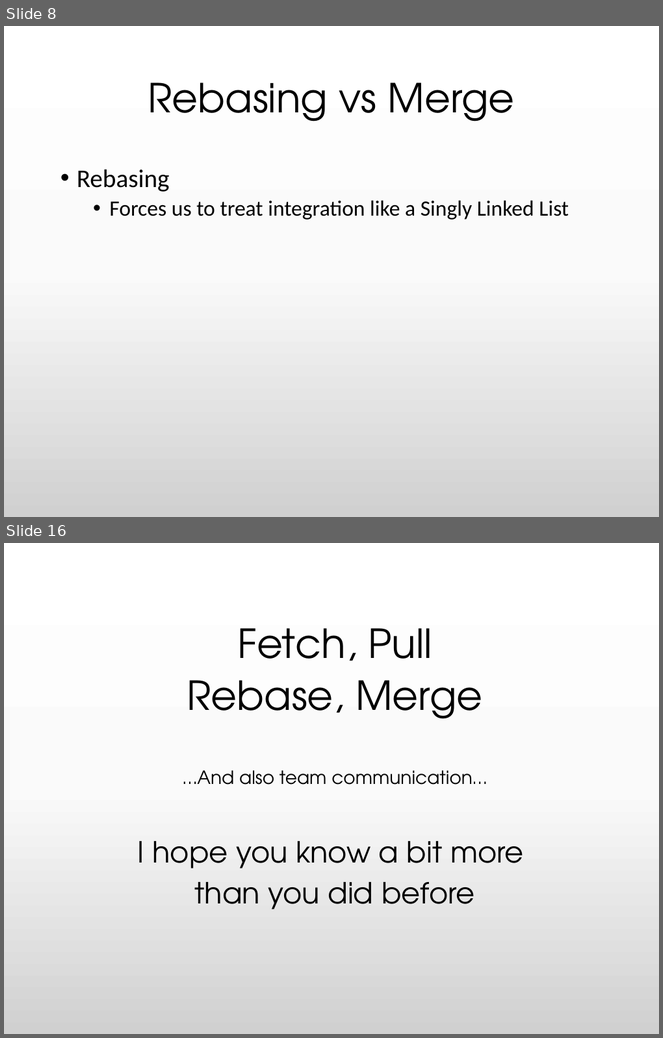
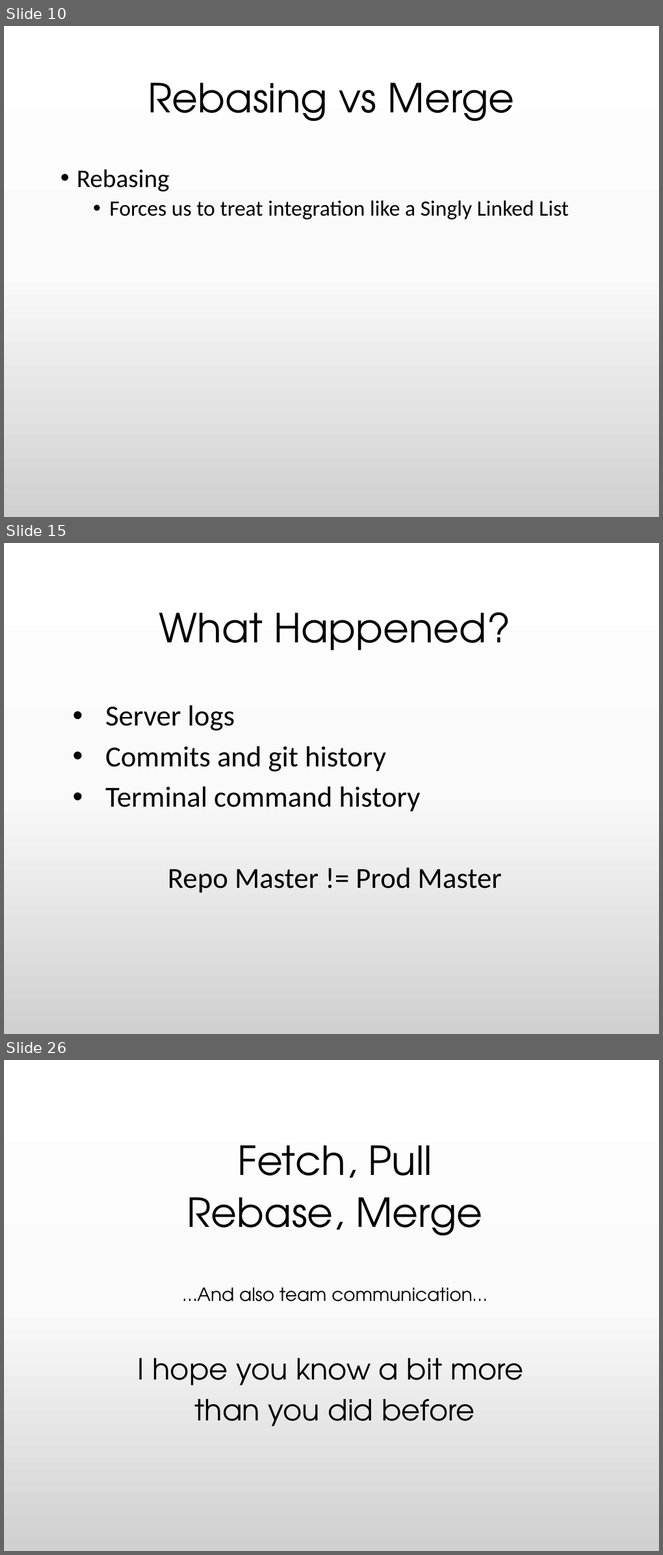
Before and after one commit to BLaurenB/rebase-merge-fetch-pull, a slide deck: Git--5minForRailsConf.pptx. Shown one above the other, each under a label of ours: slides 8 and 16 before the commit, slides 10, 15 and 26 after it; the slides between them are not shown. The pictures are 663x1038 and 663x1555 pixels, drawn with LibreOffice and Linux fonts; fonts in the diff are those of the drawing. Boxes give left, top, right and bottom in pixels: in the first picture for what was removed or moved away, otherwise in the second. Text is boxed around its words. In the diff, an @@ line names an element or a change of style, - is before the commit and + after.

```diff
--- a/Git--5minForRailsConf.pptx
+++ b/Git--5minForRailsConf.pptx
@@ slide 15 added at [4,543,659,1034], background gradient #FFFFFF to #FBFBFB to #D1D1D1 @@
@@ subtitle added at [105,612,510,893], 32 pt, text #000000 @@
+What Happened?
+• Server logs
+• Commits and git history
+• Terminal command history
+Repo Master != Prod Master
@@ what was slide 8 is now slide 10 @@
@@ what was slide 16 is now slide 26 @@
```
Also in this commit, not shown: 3 slides changed, 15 other slides added, 5 slides removed, 1 other file.
